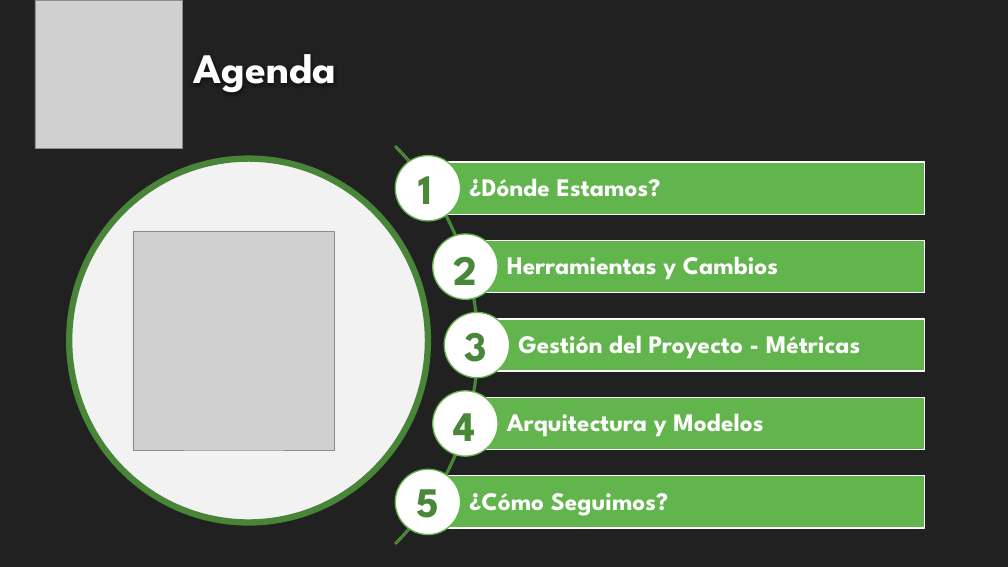
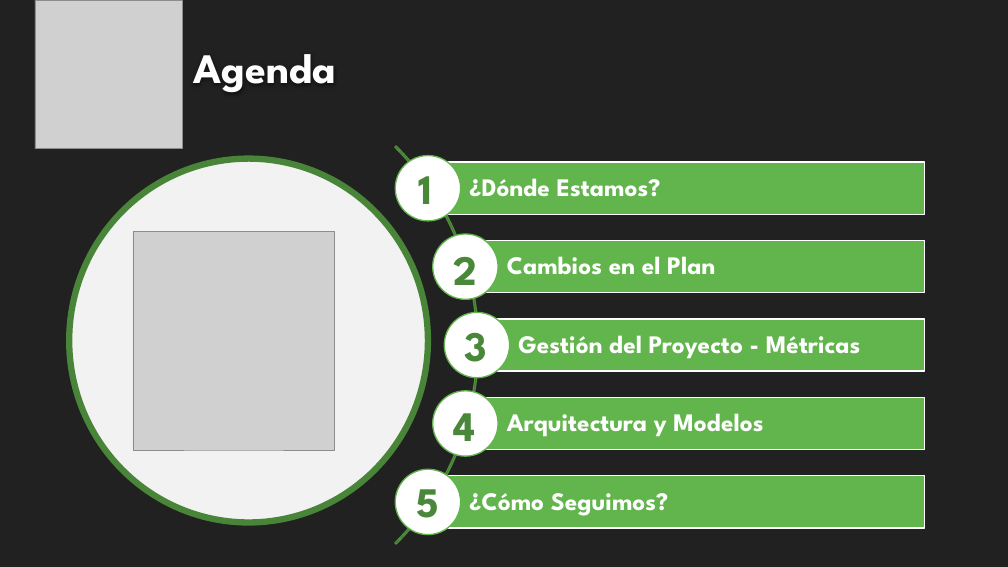
Before and after one commit to fallemand/quegolazo, a slide deck: slide 2 of Documentacion/Presentación Grado de Avances/Presentación Proyecto - Grado de Avances.pptx. Drawn at 1008x567 pixels with LibreOffice and Linux fonts; fonts in the diff are those of the drawing; grey boxes stand for pictures; background and template pictures are left out. Boxes give left, top, right and bottom in pixels: in the first picture for what was removed or moved away, otherwise in the second. Text is boxed around its words. In the diff, an @@ line names an element or a change of style, - is before the commit and + after.

Commit message:
-Cambios menores en la Presentación

```diff
--- a/Documentacion/Presentación Grado de Avances/Presentación Proyecto - Grado de Avances.pptx
+++ b/Documentacion/Presentación Grado de Avances/Presentación Proyecto - Grado de Avances.pptx
@@ text at <box>507,256,715,275</box>: text changed @@
-Herramientas y Cambios
+Cambios en el Plan
```
Also in this commit, not shown: 3 other slides changed.
